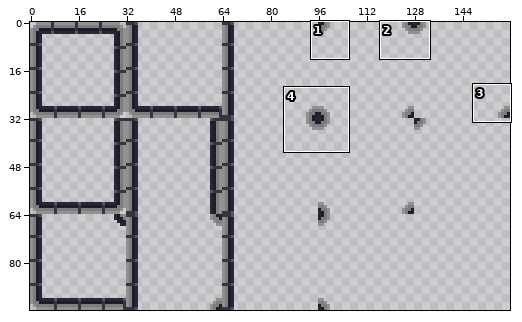
Edited in one commit: sprite sheet (Operation_Escape/Assets/Palette/wall.png). Above: a wide view before the commit, with the close-up outlined.
Close-up. Before:
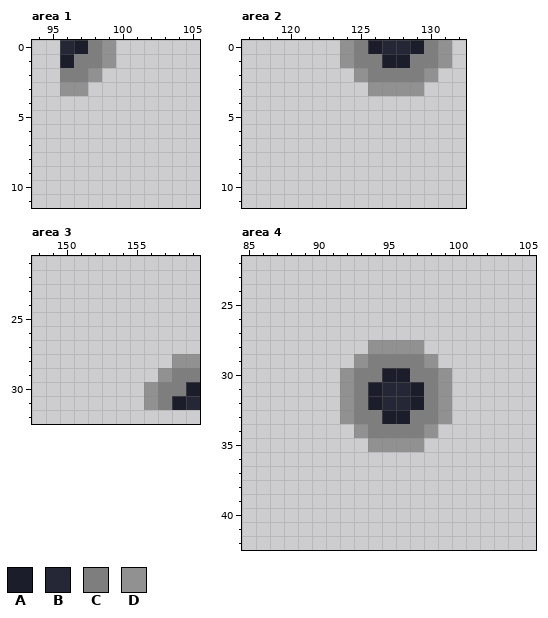
The file is 160x96 pixels. Colours within 5 levels of each other are drawn and written as one. Shown: area 1: x 94..105, y 0..11; area 2: x 117..132, y 0..11; area 3: x 148..159, y 21..32; area 4: x 85..105, y 22..42. The commit also changed other parts of the picture, which this record leaves out.
Palette (. is transparent): A #1c1d2b  B #262736  C #7e7e7e  D #919191
Pixels before, area 1, first column x 96:
0 BACD
1 ACCD
2 CCD.
3 DD..
Pixels before, area 2, first column x 124:
0 DCABBACD
1 DCCAACCD
2 .DCCCCD.
3 ..DDDD..
Pixels before, area 3, first column x 156:
28 ..DD
29 .DCC
30 DCCA
31 DCAB
Pixels before, area 4, first column x 92:
28 ..DDDD..
29 .DCCCCD.
30 DCCAACCD
31 DCABBACD
32 DCABBACD
33 DCCAACCD
34 .DCCCCD.
35 ..DDDD..
The result:
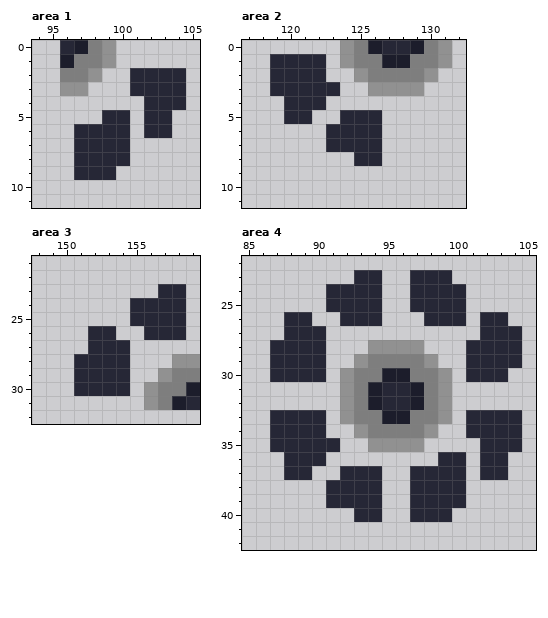
Changes in this commit:
{"where": "area 1"}
{"y":2,"x":101,"old":"....","new":"BBBB"}
{"y":3,"x":101,"old":"....","new":"BBBB"}
{"y":4,"x":102,"old":"...","new":"BBB"}
{"y":5,"x":99,"old":"..","new":"BB"}
{"y":5,"x":102,"old":"..","new":"BB"}
{"y":6,"x":97,"old":"....","new":"BBBB"}
{"y":6,"x":102,"old":"..","new":"BB"}
{"y":7,"x":97,"old":"....","new":"BBBB"}
{"y":8,"x":97,"old":"....","new":"BBBB"}
{"y":9,"x":97,"old":"...","new":"BBB"}
{"where": "area 2"}
{"y":1,"x":119,"old":"....","new":"BBBB"}
{"y":2,"x":119,"old":"....","new":"BBBB"}
{"y":3,"x":119,"old":".....","new":"BBBBB"}
{"y":4,"x":120,"old":"...","new":"BBB"}
{"y":5,"x":120,"old":"..","new":"BB"}
{"y":5,"x":124,"old":"...","new":"BBB"}
{"y":6,"x":123,"old":"....","new":"BBBB"}
{"y":7,"x":123,"old":"....","new":"BBBB"}
{"y":8,"x":125,"old":"..","new":"BB"}
{"where": "area 3"}
{"y":23,"x":157,"old":"..","new":"BB"}
{"y":24,"x":155,"old":"....","new":"BBBB"}
{"y":25,"x":155,"old":"....","new":"BBBB"}
{"y":26,"x":152,"old":"..","new":"BB"}
{"y":26,"x":156,"old":"...","new":"BBB"}
{"y":27,"x":152,"old":"...","new":"BBB"}
{"y":28,"x":151,"old":"....","new":"BBBB"}
{"y":29,"x":151,"old":"....","new":"BBBB"}
{"y":30,"x":151,"old":"....","new":"BBBB"}
{"where": "area 4"}
{"y":23,"x":93,"old":"..","new":"BB"}
{"y":23,"x":97,"old":"...","new":"BBB"}
{"y":24,"x":91,"old":"....","new":"BBBB"}
{"y":24,"x":97,"old":"....","new":"BBBB"}
{"y":25,"x":91,"old":"....","new":"BBBB"}
{"y":25,"x":97,"old":"....","new":"BBBB"}
{"y":26,"x":88,"old":"..","new":"BB"}
{"y":26,"x":92,"old":"...","new":"BBB"}
{"y":26,"x":98,"old":"...","new":"BBB"}
{"y":26,"x":102,"old":"..","new":"BB"}
{"y":27,"x":88,"old":"...","new":"BBB"}
{"y":27,"x":102,"old":"...","new":"BBB"}
{"y":28,"x":87,"old":"....","new":"BBBB"}
{"y":28,"x":101,"old":"....","new":"BBBB"}
{"y":29,"x":87,"old":"....","new":"BBBB"}
{"y":29,"x":101,"old":"....","new":"BBBB"}
{"y":30,"x":87,"old":"....","new":"BBBB"}
{"y":30,"x":101,"old":"...","new":"BBB"}
{"y":33,"x":87,"old":"....","new":"BBBB"}
{"y":33,"x":101,"old":"....","new":"BBBB"}
{"y":34,"x":87,"old":"....","new":"BBBB"}
{"y":34,"x":101,"old":"....","new":"BBBB"}
{"y":35,"x":87,"old":".....","new":"BBBBB"}
{"y":35,"x":102,"old":"...","new":"BBB"}
{"y":36,"x":88,"old":"...","new":"BBB"}
{"y":36,"x":99,"old":"..","new":"BB"}
{"y":36,"x":102,"old":"..","new":"BB"}
{"y":37,"x":88,"old":"..","new":"BB"}
{"y":37,"x":92,"old":"...","new":"BBB"}
{"y":37,"x":97,"old":"....","new":"BBBB"}
{"y":37,"x":102,"old":"..","new":"BB"}
{"y":38,"x":91,"old":"....","new":"BBBB"}
{"y":38,"x":97,"old":"....","new":"BBBB"}
{"y":39,"x":91,"old":"....","new":"BBBB"}
{"y":39,"x":97,"old":"....","new":"BBBB"}
{"y":40,"x":93,"old":"..","new":"BB"}
{"y":40,"x":97,"old":"...","new":"BBB"}
